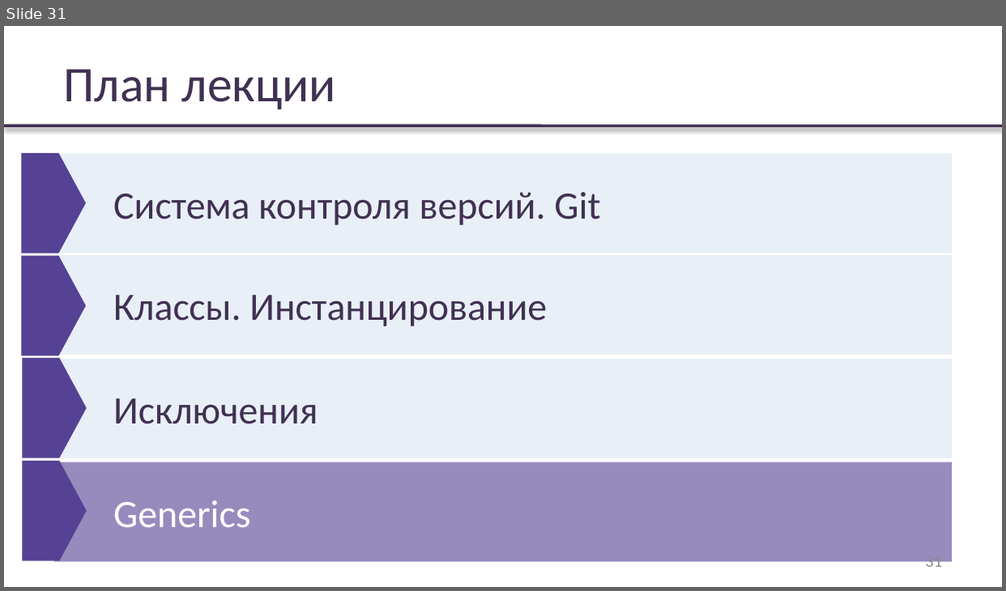
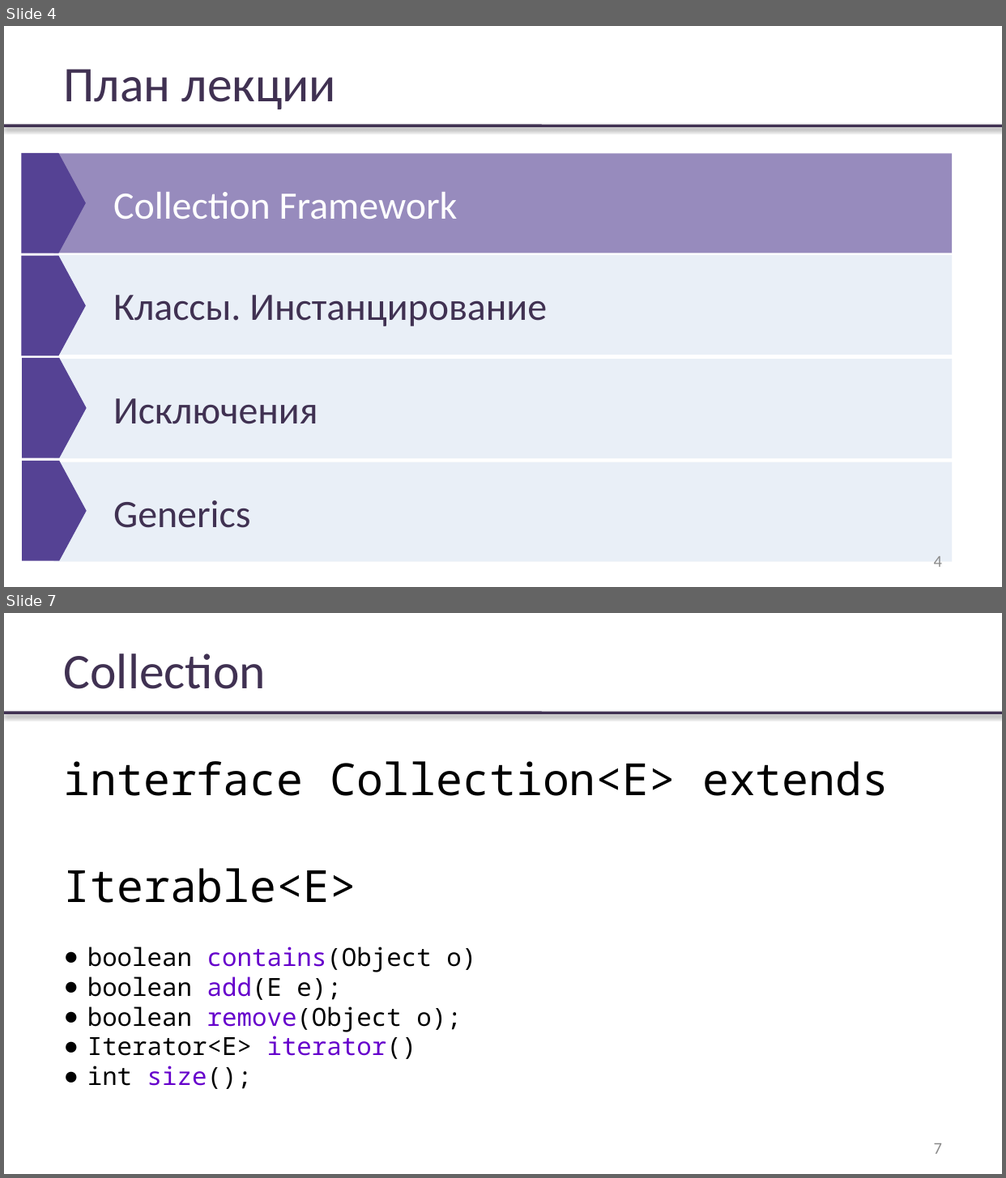
Before and after one commit to rybalkinsd/atom, a slide deck: lecture3/presentation/lecture03.pptx. Shown one above the other, each under a label of ours: slide 31 before the commit, slides 4 and 7 after it; the slides between them are not shown. The pictures are 1006x591 and 1006x1178 pixels, drawn with LibreOffice and Linux fonts; fonts in the diff are those of the drawing; background and template pictures are left out. Boxes give left, top, right and bottom in pixels: in the first picture for what was removed or moved away, otherwise in the second. Text is boxed around its words. In the diff, an @@ line names an element or a change of style, - is before the commit and + after.

```diff
--- a/lecture3/presentation/lecture03.pptx
+++ b/lecture3/presentation/lecture03.pptx
@@ slide 7 added at (x1=4, y1=613, x2=1002, y2=1174), background #FFFFFF; not listed: 1 template element that a slide beside it also shows @@
@@ text added at (x1=64, y1=653, x2=266, y2=689), 36 pt, text #403152 @@
+Collection
@@ text added at (x1=64, y1=761, x2=889, y2=1089), 18 pt, text #000000 @@
+interface Collection<E> extends Iterable<E>
+● boolean contains(Object o)
+● boolean add(E e);
+● boolean remove(Object o);
+● Iterator<E> iterator()
+● int size();
@@ page number added at (x1=934, y1=1144, x2=942, y2=1154), 12 pt, text #8B8B8B @@
+7
@@ what was slide 31 is now slide 4 @@
@@ slide 4 changed as well @@
@@ rectangle "Collection Framework" at (x1=54, y1=154, x2=952, y2=254): fill #DCE6F2 at 61% opacity to #554294 at 61% opacity @@
@@ text in rectangle at (x1=113, y1=192, x2=458, y2=219): text changed; text colour #403152 to #FFFFFF @@
-Система контроля версий. Git
+Collection Framework
@@ rectangle "Классы. Инстанцирование" resized from (x1=113, y1=295, x2=547, y2=327) to (x1=54, y1=255, x2=952, y2=356) @@
@@ rectangle "Generics" at (x1=54, y1=462, x2=952, y2=562): text colour #FFFFFF to #403152; fill #554294 at 61% opacity to #DCE6F2 at 61% opacity @@
@@ page number at (x1=934, y1=557, x2=942, y2=567): text changed @@
-31
+4
```
Also in this commit, not shown: 8 other slides changed, 9 other slides added, 3 slides removed.
